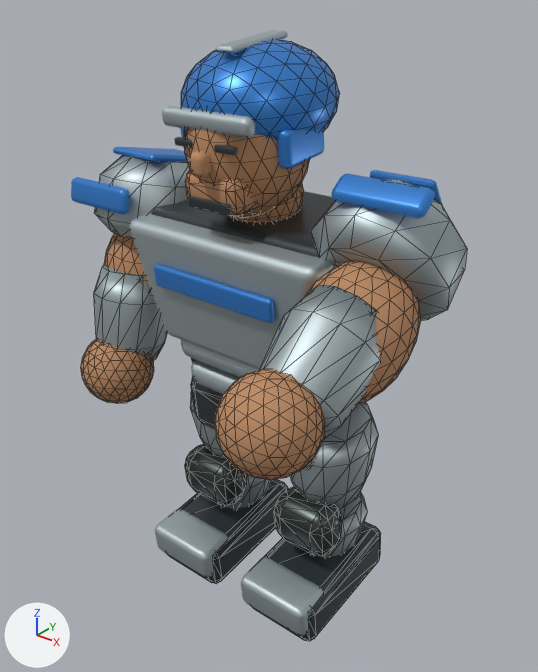
An edit to the glTF model public/assets/player-cyan.glb, drawn before and after from the same camera.
Before and after are seen from a 50 mm lens placed at (1.422, -1.911, 2.084), pointed at (0.089, -0.245, 1.051). The axes (+X, +Y, +Z) are drawn at lower left. The lights are the same throughout. The picture after the commit comes second. Mesh edges are drawn as thin lines on the coarser meshes. Where no turn or scale is listed for an object, it has been applied to the vertices.

The first picture shows 'Bicep.001', 'Boot', 'Boot.001', 'Breastplate', 'Forearm armor', 'Forearm armor.001', 'Hand.001', 'Head', 'Open face helmet', 'Silver shoulder pad.001', 'Tapered torso', 'Thigh.001' and 27 more.
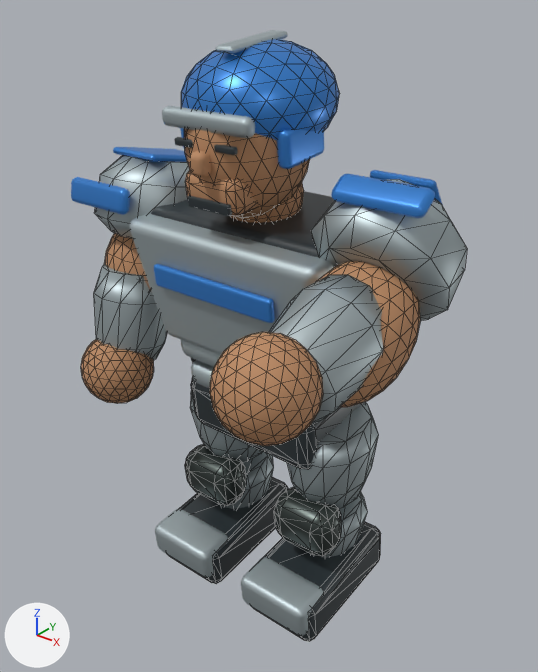
Where the change shows, as pixel boxes (x1, y1, x2, y2) in the pictures (538 x 672 px):
'Hand.001', moved: before (215, 369, 325, 480); after (210, 332, 323, 446)
'Forearm armor.001', moved: before (260, 285, 381, 440); after (269, 275, 383, 425)
'Hip belt', unchanged, uncovered by the edit: (191, 377, 366, 469) in both

The change in detail:
In object 'Forearm armor.001' (ob_forearm_armor_001), parent goes from ob_arm_1 to ob_elbow_1.
Object 'Forearm armor.001' (ob_forearm_armor_001) moves from (0.06, -0.06, -0.44) to (0.0, -0.06, -0.12).
In object 'Hand.001' (ob_hand_001), parent goes from ob_arm_1 to ob_elbow_1.
Object 'Hand.001' (ob_hand_001) moves from (0.06, -0.12, -0.64) to (0.0, -0.12, -0.32).
Object 'Elbow_1' (ob_elbow_1) is new.
Its parent is ob_arm_1.
Its location is (0.06, 0.0, -0.32).
Its rotation in degrees is (-17, 0, 0).
